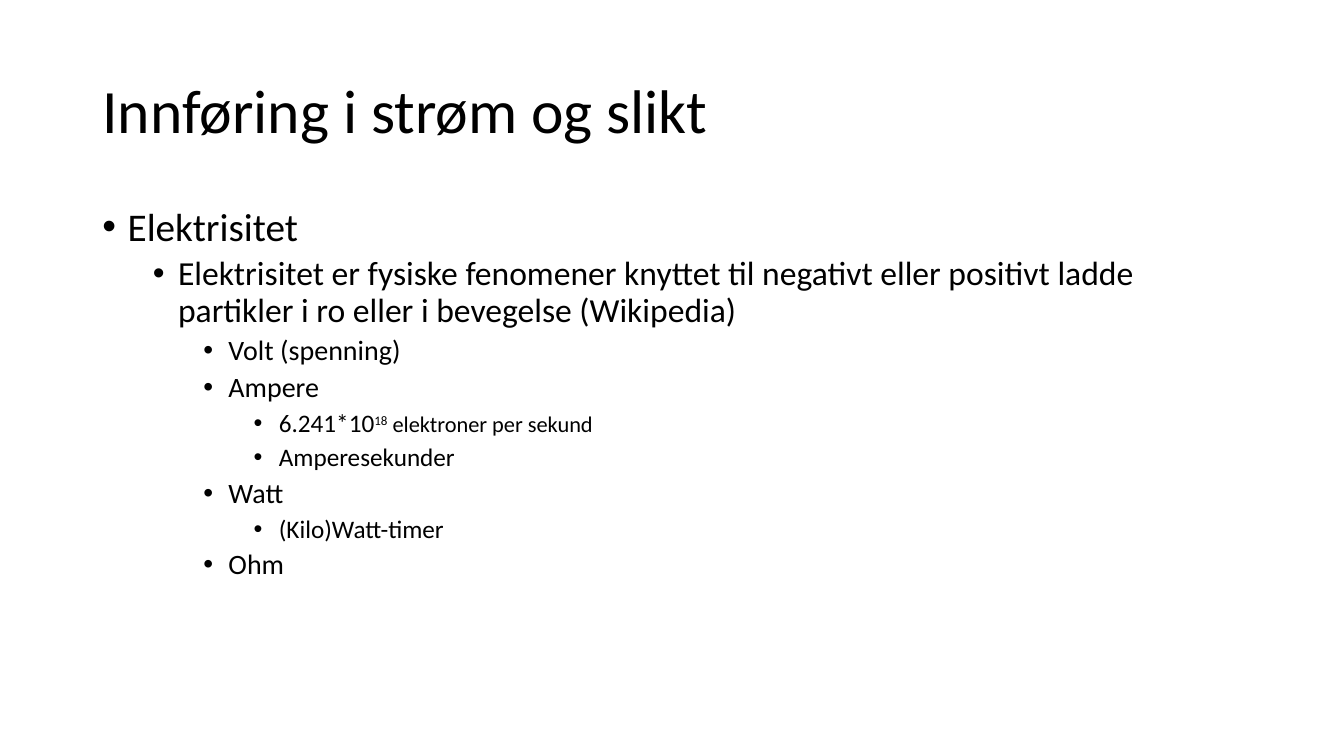
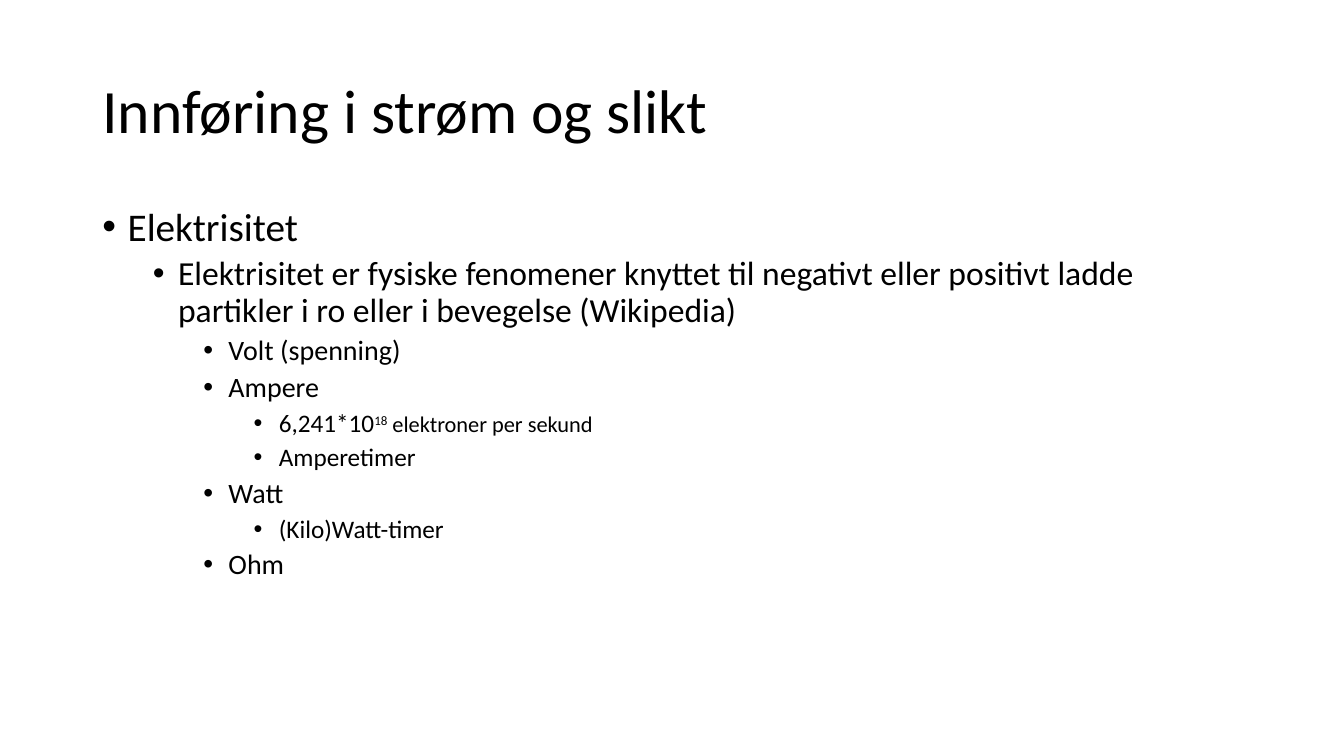
Before and after one commit to Sonat-Consulting/IoT, a slide deck: slide 8 of presentasjoner/Grunnkurs elektro.pptx (slide 4 before the commit). Drawn at 1344x756 pixels with LibreOffice and Linux fonts; fonts in the diff are those of the drawing. Boxes give left, top, right and bottom in pixels: in the first picture for what was removed or moved away, otherwise in the second. Text is boxed around its words. In the diff, an @@ line names an element or a change of style, - is before the commit and + after.

```diff
--- a/presentasjoner/Grunnkurs elektro.pptx
+++ b/presentasjoner/Grunnkurs elektro.pptx
@@ text at box(279, 414, 593, 470): text changed; size 18 to 16 pt @@
-      • 6.241*1018 elektroner per sekund
-      • Amperesekunder
+      • 6,241*1018 elektroner per sekund
+      • Amperetimer
```
Also in this commit, not shown: 3 other slides changed, 6 slides added, 1 slide removed, 2 other files.
